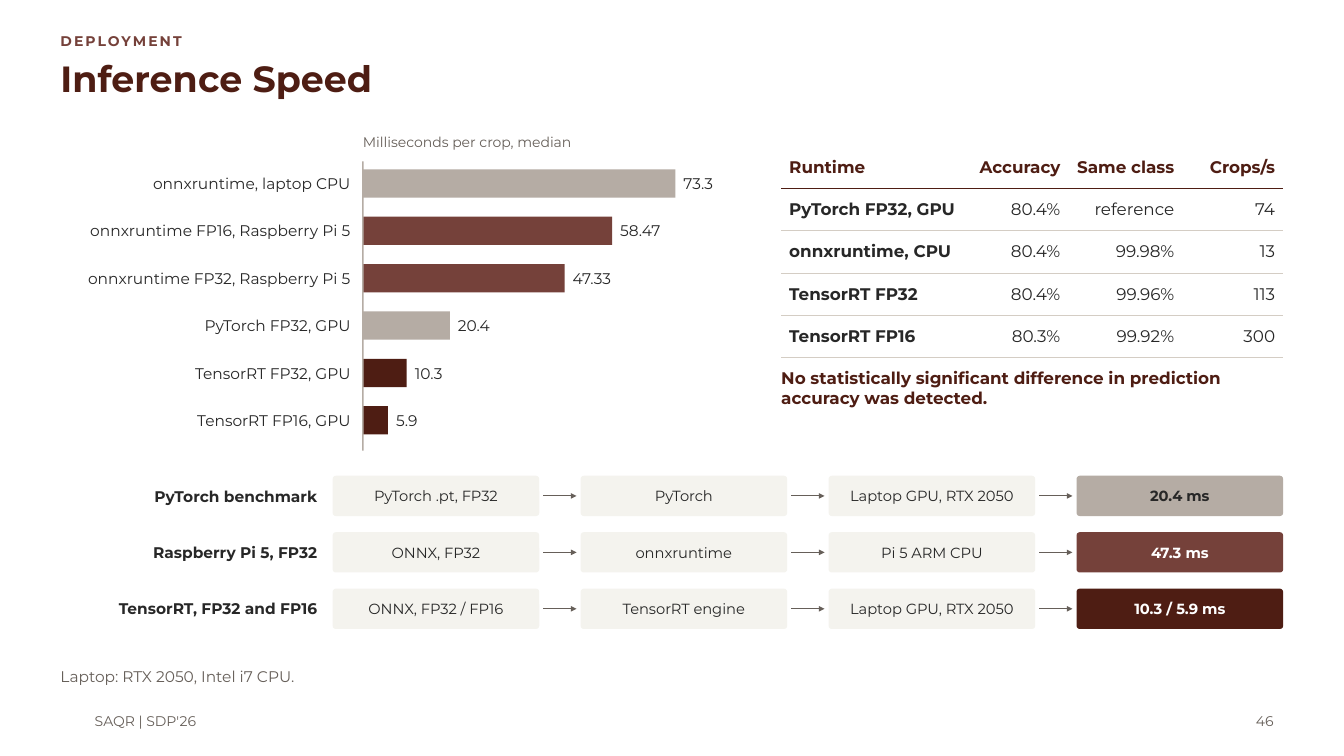
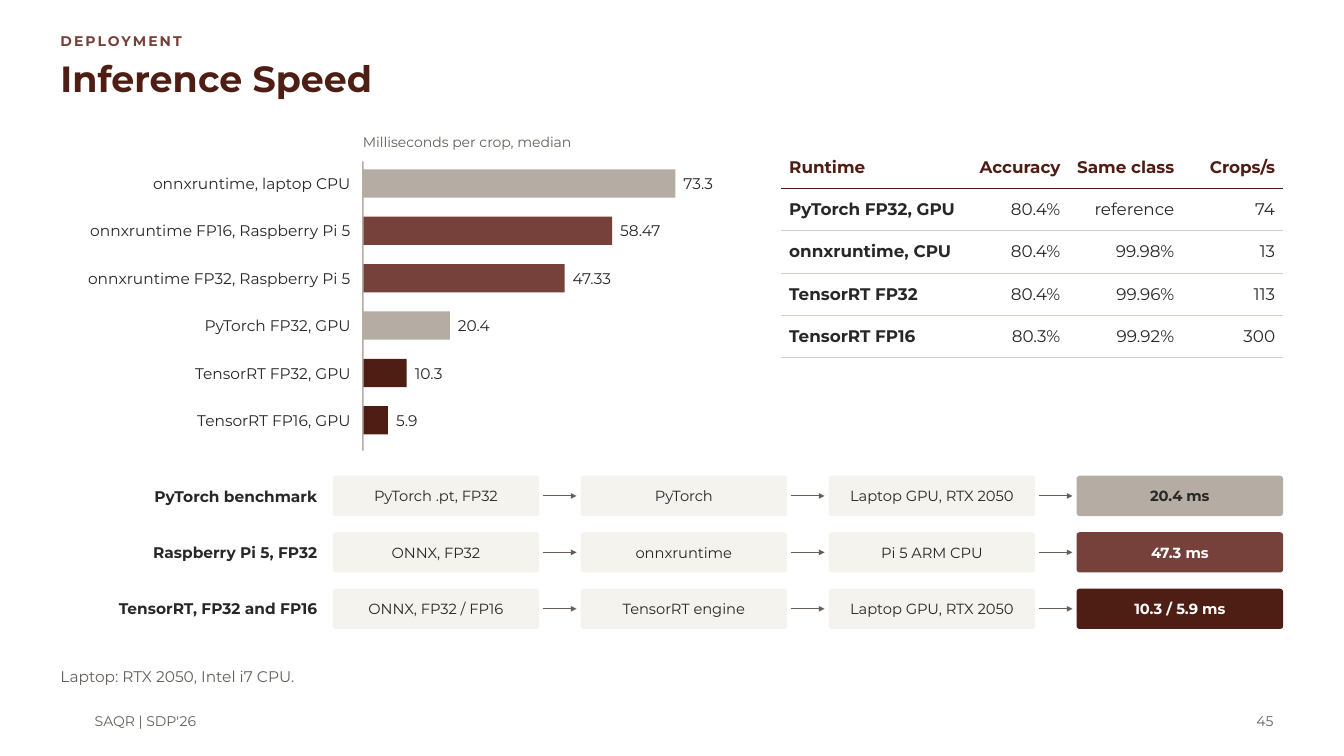
Before and after one commit to MASAR-AUS/SAQR, a slide deck: slide 45 of SAQR CMP490 Presentation.pptx (slide 46 before the commit). Drawn at 1344x756 pixels with LibreOffice and Linux fonts; fonts in the diff are those of the drawing; background and template pictures are left out. Boxes give left, top, right and bottom in pixels: in the first picture for what was removed or moved away, otherwise in the second. Text is boxed around its words. In the diff, an @@ line names an element or a change of style, - is before the commit and + after.

```diff
--- a/SAQR CMP490 Presentation.pptx
+++ b/SAQR CMP490 Presentation.pptx
@@ text removed at (x1=781, y1=371, x2=1221, y2=408) @@
-No statistically significant difference in prediction accuracy was detected.
@@ page number at (x1=1256, y1=716, x2=1273, y2=726): text changed @@
-46
+45
```
Also in this commit, not shown: 11 other slides changed, 1 slide removed.
